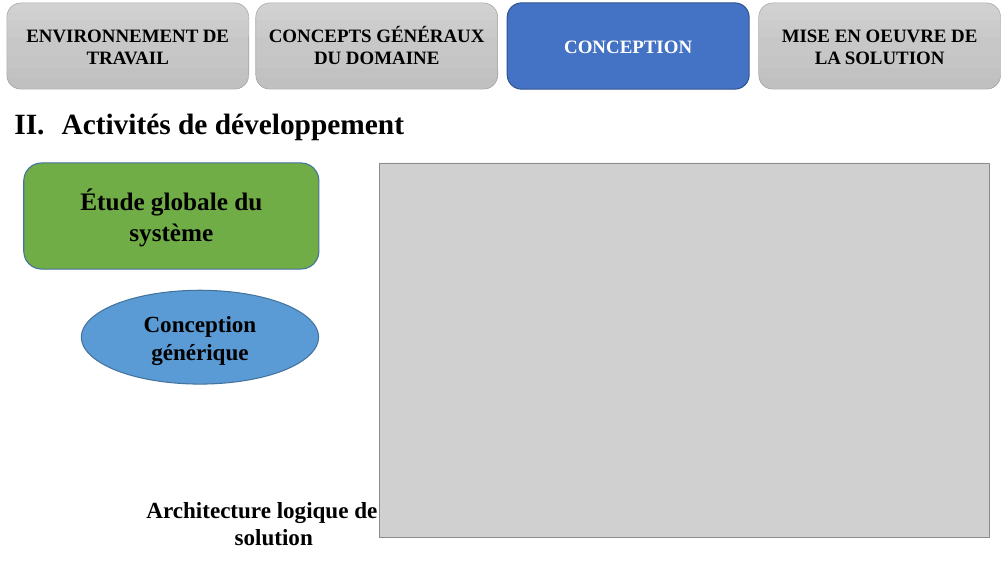
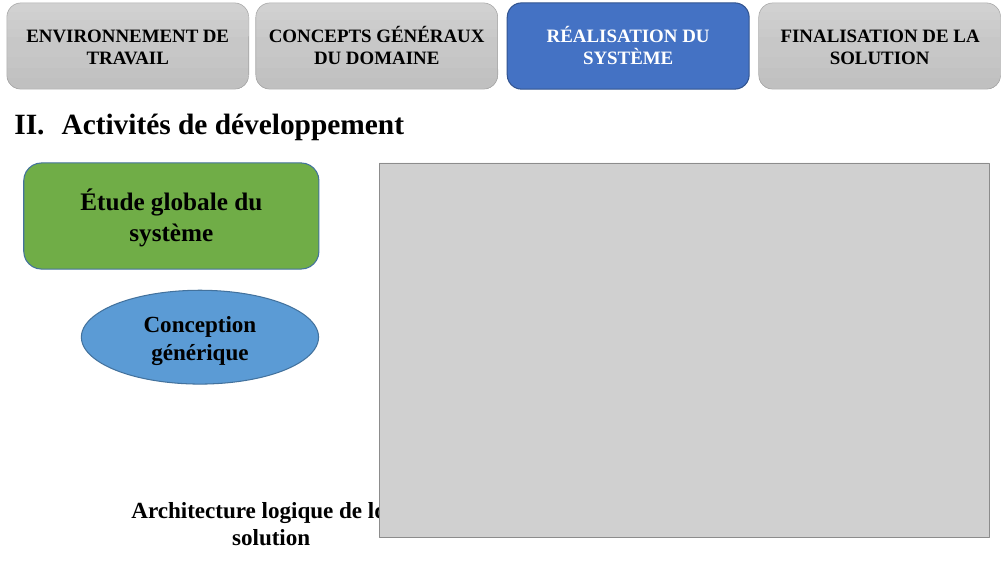
Before and after one commit to melaken/distdocs, a slide deck: slide 19 of Documents/theme/diapo.pptx. Drawn at 1008x567 pixels with LibreOffice and Linux fonts; fonts in the diff are those of the drawing; grey boxes stand for pictures. Boxes give left, top, right and bottom in pixels: in the first picture for what was removed or moved away, otherwise in the second. Text is boxed around its words. In the diff, an @@ line names an element or a change of style, - is before the commit and + after.

```diff
--- a/Documents/theme/diapo.pptx
+++ b/Documents/theme/diapo.pptx
@@ text in rounded rectangle at <box>547,27,709,64</box>: text changed @@
-CONCEPTION
+RÉALISATION DU SYSTÈME
@@ text in rounded rectangle at <box>781,29,979,64</box>: text changed @@
-MISE EN OEUVRE DE LA SOLUTION
+FINALISATION DE LA SOLUTION
@@ text at <box>131,499,387,546</box>: text changed @@
-Architecture logique de la solution
+Architecture logique de lq la solution
```
Also in this commit, not shown: 24 other slides changed, 8 other files.
